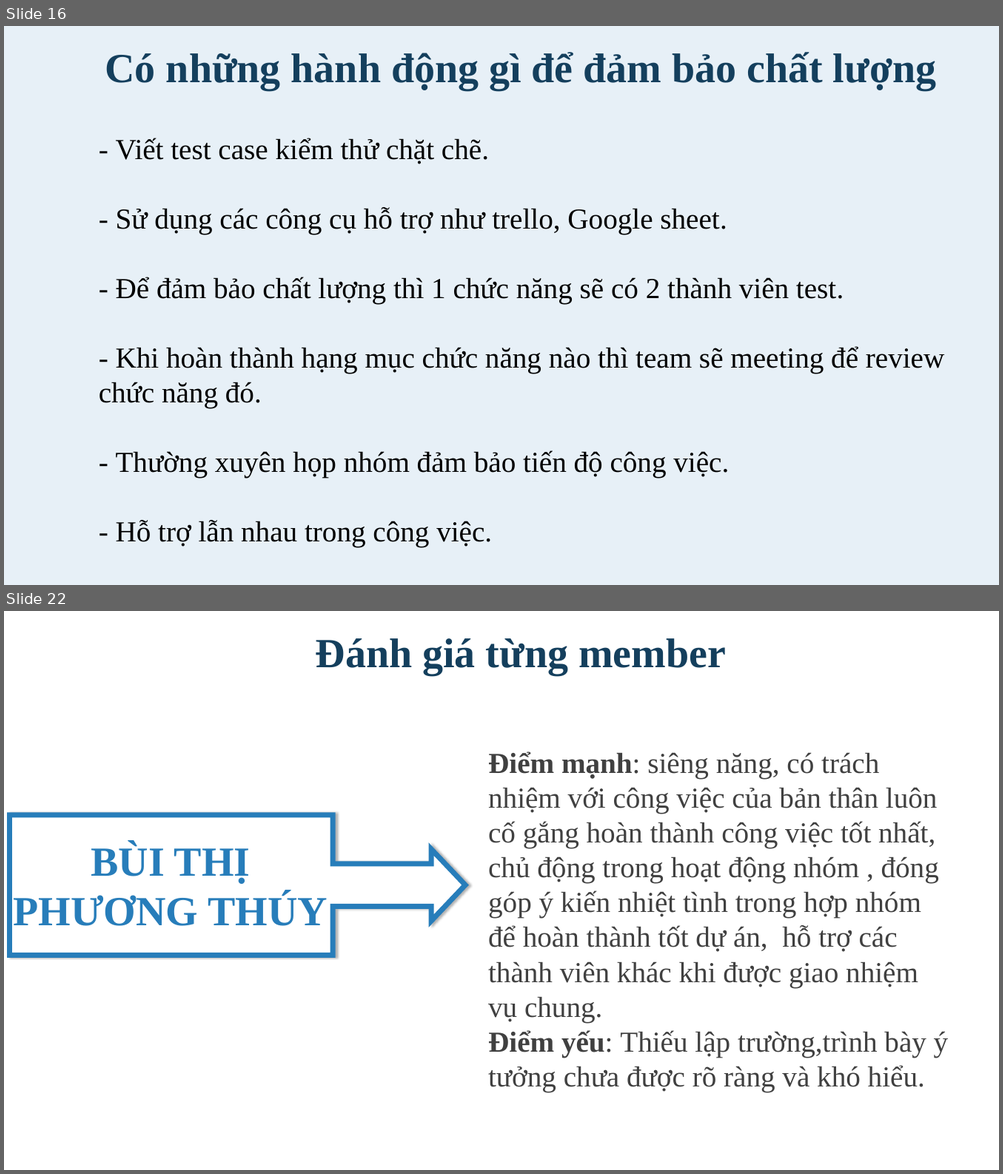
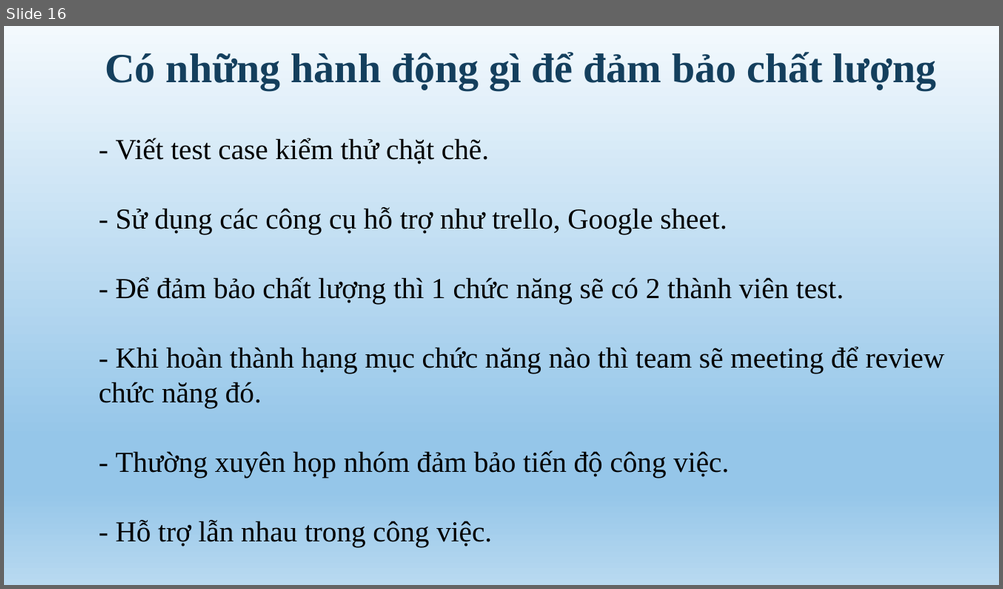
Before and after one commit to vubao98/Nhom-1, a slide deck: DELIVERABLES/Nghiệm thu đợt 1/NHOM1_QTDA.pptx. Shown one above the other, each under a label of ours: slides 16 and 22 before the commit, slide 16 after it; the slides between them are not shown. The pictures are 1003x1174 and 1003x589 pixels, drawn with LibreOffice and Linux fonts; fonts in the diff are those of the drawing. Boxes give left, top, right and bottom in pixels: in the first picture for what was removed or moved away, otherwise in the second. Text is boxed around its words. In the diff, an @@ line names an element or a change of style, - is before the commit and + after.

```diff
--- a/DELIVERABLES/Nghiệm thu đợt 1/NHOM1_QTDA.pptx
+++ b/DELIVERABLES/Nghiệm thu đợt 1/NHOM1_QTDA.pptx
@@ slide 22 removed at (4, 611, 999, 1170), background #FFFFFF @@
@@ text removed at (316, 638, 726, 675) @@
-Đánh giá từng member
@@ text removed at (488, 752, 948, 1092) @@
-Điểm mạnh: siêng năng, có trách nhiệm với công việc của bản thân luôn cố gắng hoàn thành công việc tốt nhất, chủ động trong hoạt động nhóm , đóng góp ý kiến nhiệt tình trong hợp nhóm để hoàn thành tốt dự án, hỗ trợ các thành viên khác khi được giao nhiệm vụ chung.
-Điểm yếu: Thiếu lập trường,trình bày ý tưởng chưa được rõ ràng và khó hiểu.
@@ right arrow callout removed at (9, 815, 465, 956) @@
@@ text removed at (14, 844, 327, 926) @@
-BÙI THỊ PHƯƠNG THÚY
@@ slide 16 changed as well @@
@@ background #277DBA at 11% opacity to gradient #F3F9FD to #95C6E9 to #B8D9F0 @@
```
Also in this commit, not shown: 21 other slides changed, 2 slides added, 7 other slides removed.
